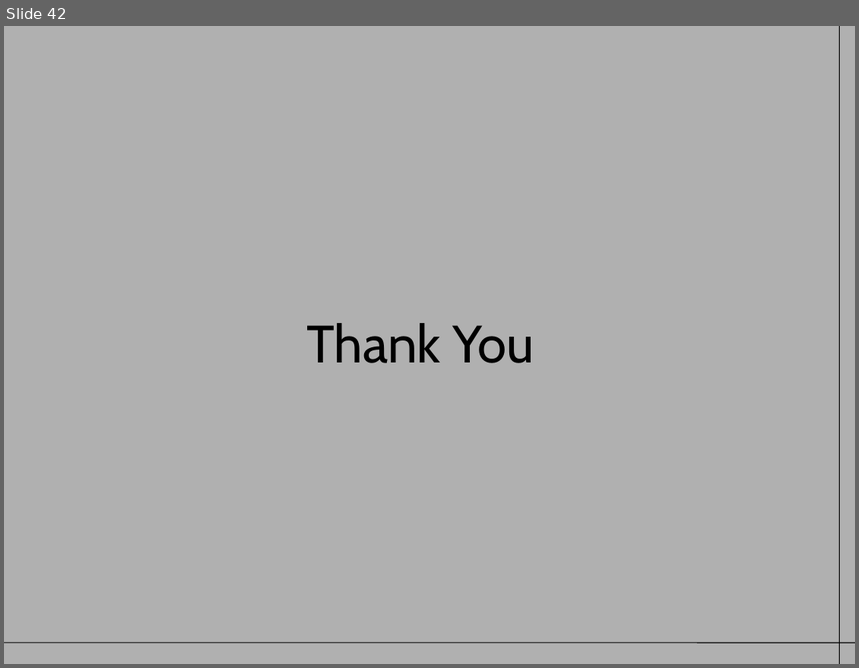
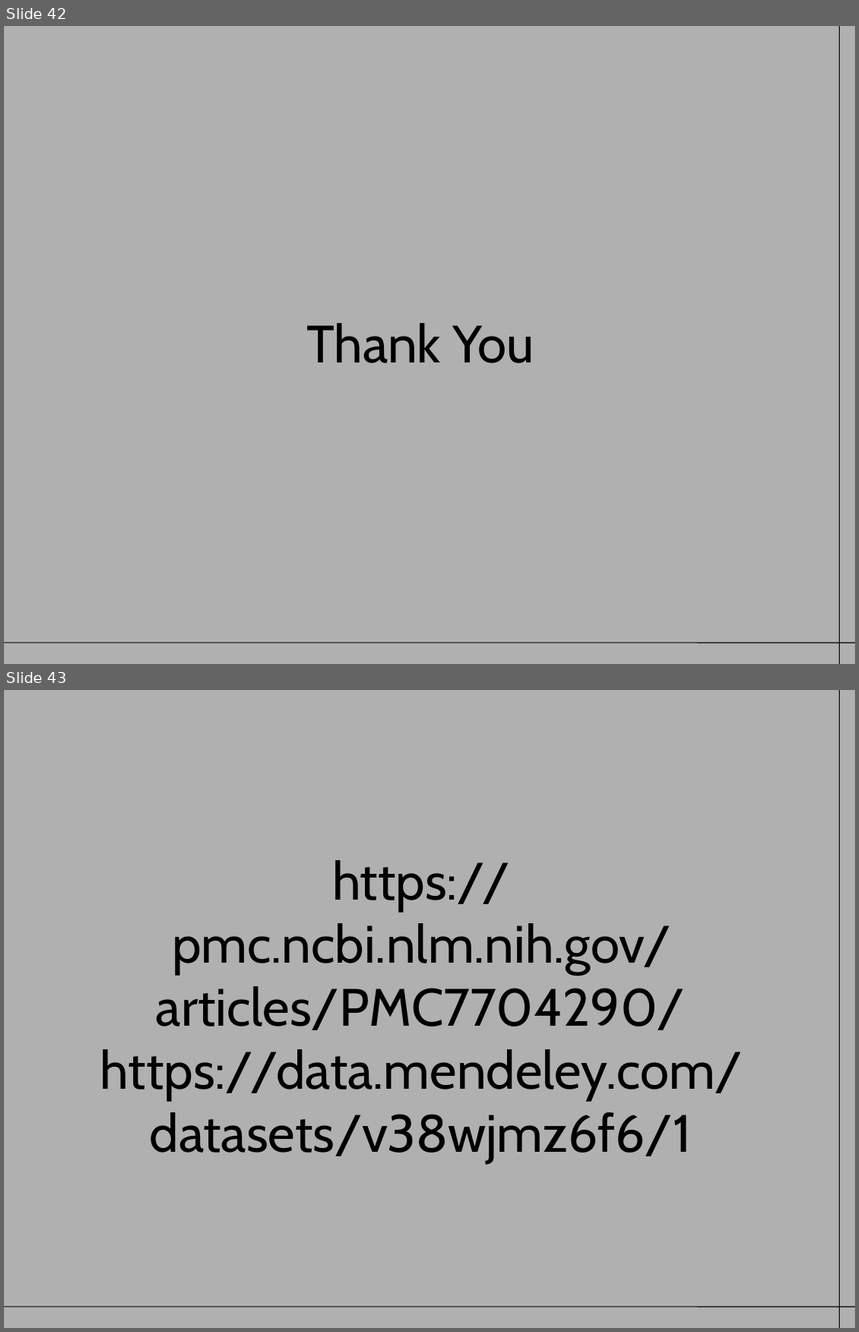
Before and after one commit to mohena-com/wifi_project-phase-2, a slide deck: docs/MTECH AAI COHORT-1_wifi_har_Dissertation_Project– Phase_1_V1.2.ppt. Shown one above the other, each under a label of ours: slide 42 before the commit, slides 42 and 43 after it. The pictures are 859x668 and 859x1332 pixels, drawn with LibreOffice and Linux fonts; fonts in the diff are those of the drawing. Boxes give left, top, right and bottom in pixels: in the first picture for what was removed or moved away, otherwise in the second. Text is boxed around its words. In the diff, an @@ line names an element or a change of style, - is before the commit and + after.

```diff
--- a/docs/MTECH AAI COHORT-1_wifi_har_Dissertation_Project– Phase_1_V1.2.ppt
+++ b/docs/MTECH AAI COHORT-1_wifi_har_Dissertation_Project– Phase_1_V1.2.ppt
@@ slide 43 added at (4,690,855,1328), background #B0B0B0; not listed: 2 template elements that a slide beside it also shows @@
@@ title added at (101,860,743,1164), 49 pt, text #000000 @@
+https://pmc.ncbi.nlm.nih.gov/articles/PMC7704290/
+https://data.mendeley.com/datasets/v38wjmz6f6/1
```
Also in this commit, not shown: 5 slides changed, 6 other files.
